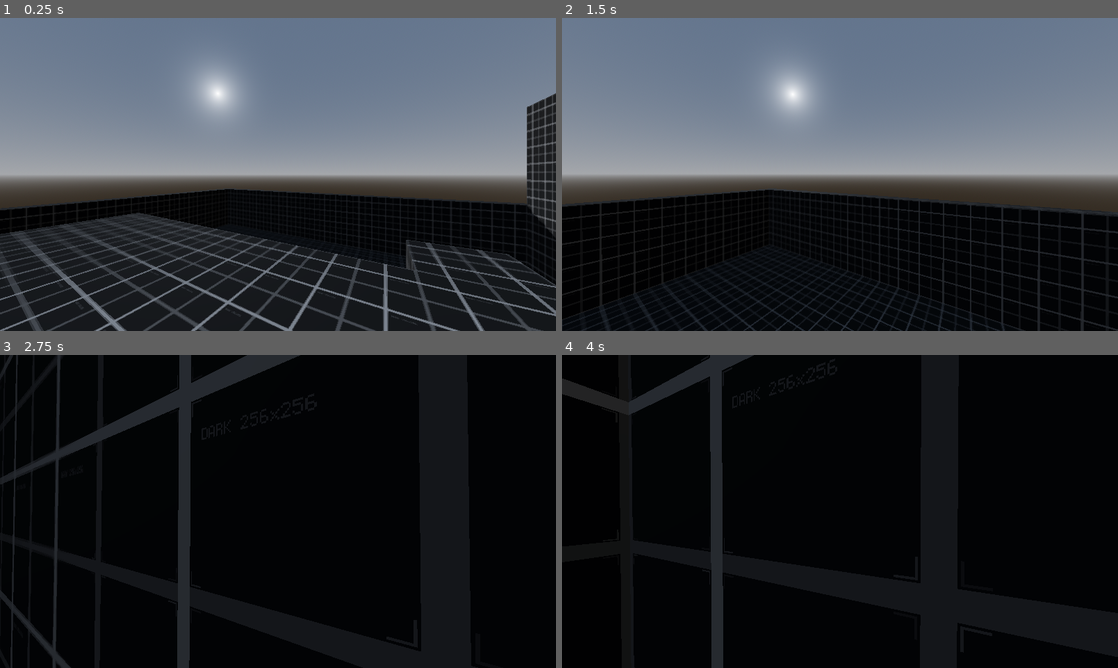
Above: before the commit, frames 1-4 (two rows, left to right).
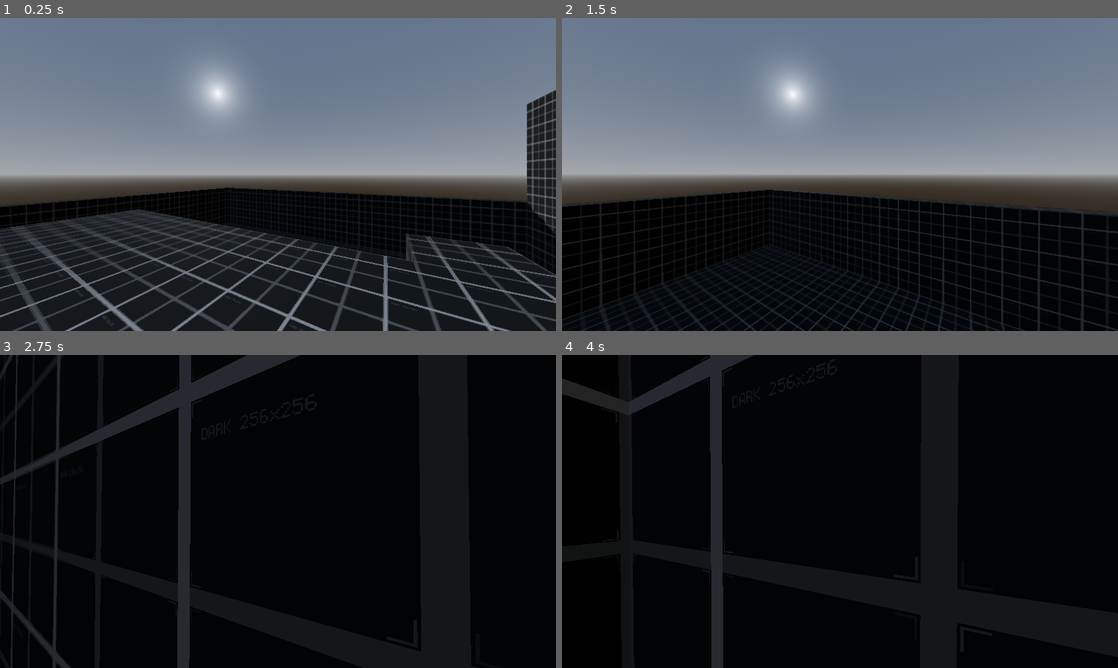
Above: after the commit, the same moments.

Repository: rbarongr/GodotFirstPersonController
Game: Godot game, scene res://Sandbox.tscn
The game is run twice, just before and just after one commit, with the same random seed, the same clock (stepped at 60 frames per second) and the same inputs.
Inputs (mouse positions are in pixels of both pictures, inside the frame that each line leads up to):
- Up to frame 1 (0.25 s): no input
- Up to frame 2 (1.5 s): move the mouse to (867, 174) at 0.52 s; hold W (move_forward) from 0.53 s (still down); tap Space (jump) at 0.77 s; move the mouse to (812, 174) at 1.27 s
- Up to frame 3 (2.75 s): keep holding W (move_forward); tap Space (jump) at 1.52 s; move the mouse to (289, 505) at 2.02 s
- Up to frame 4 (4 s): keep holding W (move_forward); move the mouse to (834, 517) at 2.77 s; tap Space (jump) at 3.02, 3.77 s; move the mouse to (878, 514) at 3.52 s

The runs differ from the first frame. In frame 1, 13% of the frame differs, in the area x 0-100%, y 23-100%; in frame 2, less than 0.1%; in frame 3, less than 0.1%; in frame 4, less than 0.1%.

Commit message:
new screenshot and minor changes

Diff:
--- a/Player/player.gd
+++ b/Player/player.gd
@@ -1,6 +1,5 @@
 class_name Player extends CharacterBody3D
 
-@export_category("Player")
 @export_range(1, 35, 1) var speed: float = 10 # m/s
 @export_range(10, 400, 1) var acceleration: float = 100 # m/s^2
 
--- a/Sandbox.tscn
+++ b/Sandbox.tscn
@@ -22,87 +22,87 @@
 shadow_enabled = true
 
 [node name="Player" parent="." instance=ExtResource("1_ndiqr")]
-transform = Transform3D(0.866025, 0, 0.5, 0, 1, 0, -0.5, 0, 0.866025, 5, 5, 5)
+transform = Transform3D(0.866025, 0, 0.5, 0, 1, 0, -0.5, 0, 0.866025, 5, 4.5, 5)
 
-[node name="CSGCombiner3D" type="CSGCombiner3D" parent="."]
+[node name="Platform" type="CSGCombiner3D" parent="."]
 use_collision = true
 
-[node name="CSGBox3D" type="CSGBox3D" parent="CSGCombiner3D"]
+[node name="CSGBox3D" type="CSGBox3D" parent="Platform"]
 transform = Transform3D(1, 0, 0, 0, 1, 0, 0, 0, 1, 0, -0.25, 0)
 size = Vector3(25, 0.5, 25)
 material = ExtResource("2_gaqdb")
 
-[node name="CSGBox3D7" type="CSGBox3D" parent="CSGCombiner3D"]
+[node name="CSGBox3D7" type="CSGBox3D" parent="Platform"]
 transform = Transform3D(1, 0, 0, 0, 0.939693, 0.34202, 0, -0.34202, 0.939693, 10, -0.277339, -5.23999)
 size = Vector3(5, 5, 14)
 material = ExtResource("2_gaqdb")
 
-[node name="CSGBox3D6" type="CSGBox3D" parent="CSGCombiner3D"]
+[node name="CSGBox3D6" type="CSGBox3D" parent="Platform"]
 transform = Transform3D(1, 0, 0, 0, 1, 0, 0, 0, 1, 6.5, 2, 6.5)
 size = Vector3(12, 5, 12)
 material = ExtResource("2_gaqdb")
 
-[node name="CSGBox3D8" type="CSGBox3D" parent="CSGCombiner3D"]
+[node name="CSGBox3D8" type="CSGBox3D" parent="Platform"]
 transform = Transform3D(1, 0, 0, 0, 1, 0, 0, 0, 1, -2.5, 4, 6.5)
 size = Vector3(6, 1, 12)
 material = ExtResource("2_gaqdb")
 
-[node name="CSGBox3D16" type="CSGBox3D" parent="CSGCombiner3D"]
+[node name="CSGBox3D16" type="CSGBox3D" parent="Platform"]
 transform = Transform3D(1, 0, 0, 0, 1, 0, 0, 0, 1, -2, 3, 9)
 size = Vector3(5, 1, 5)
 material = ExtResource("2_gaqdb")
 
-[node name="CSGBox3D14" type="CSGBox3D" parent="CSGCombiner3D"]
+[node name="CSGBox3D14" type="CSGBox3D" parent="Platform"]
 transform = Transform3D(1, 0, 0, 0, 1, 0, 0, 0, 1, -5, 1.5, 1)
 size = Vector3(1, 4, 1)
 material = ExtResource("2_gaqdb")
 
-[node name="CSGBox3D15" type="CSGBox3D" parent="CSGCombiner3D"]
+[node name="CSGBox3D15" type="CSGBox3D" parent="Platform"]
 transform = Transform3D(1, 0, 0, 0, 1, 0, 0, 0, 1, -5, 1.5, 12)
 size = Vector3(1, 4, 1)
 material = ExtResource("2_gaqdb")
 
-[node name="CSGBox3D9" type="CSGBox3D" parent="CSGCombiner3D"]
+[node name="CSGBox3D9" type="CSGBox3D" parent="Platform"]
 transform = Transform3D(1, 0, 0, 0, 1, 0, 0, 0, 1, 6.5, 2, -0.5)
 size = Vector3(2, 5, 2)
 material = ExtResource("2_gaqdb")
 
-[node name="CSGBox3D10" type="CSGBox3D" parent="CSGCombiner3D"]
+[node name="CSGBox3D10" type="CSGBox3D" parent="Platform"]
 transform = Transform3D(1, 0, 0, 0, 1, 0, 0, 0, 1, 4.5, 1.5, -0.5)
 size = Vector3(2, 4, 2)
 material = ExtResource("2_gaqdb")
 
-[node name="CSGBox3D11" type="CSGBox3D" parent="CSGCombiner3D"]
+[node name="CSGBox3D11" type="CSGBox3D" parent="Platform"]
 transform = Transform3D(1, 0, 0, 0, 1, 0, 0, 0, 1, 2.5, 1, -0.5)
 size = Vector3(2, 3, 2)
 material = ExtResource("2_gaqdb")
 
-[node name="CSGBox3D12" type="CSGBox3D" parent="CSGCombiner3D"]
+[node name="CSGBox3D12" type="CSGBox3D" parent="Platform"]
 transform = Transform3D(1, 0, 0, 0, 1, 0, 0, 0, 1, 0.5, 0.5, -0.5)
 size = Vector3(2, 2, 2)
 material = ExtResource("2_gaqdb")
 
-[node name="CSGBox3D13" type="CSGBox3D" parent="CSGCombiner3D"]
+[node name="CSGBox3D13" type="CSGBox3D" parent="Platform"]
 transform = Transform3D(1, 0, 0, 0, 1, 0, 0, 0, 1, 0.5, 0, -2.5)
 size = Vector3(2, 1, 2)
 material = ExtResource("2_gaqdb")
 
-[node name="CSGBox3D2" type="CSGBox3D" parent="CSGCombiner3D"]
+[node name="CSGBox3D2" type="CSGBox3D" parent="Platform"]
 transform = Transform3D(1, 0, 0, 0, 1, 0, 0, 0, 1, 13, 5, 0)
 size = Vector3(1, 11, 25)
 material = ExtResource("2_gaqdb")
 
-[node name="CSGBox3D3" type="CSGBox3D" parent="CSGCombiner3D"]
+[node name="CSGBox3D3" type="CSGBox3D" parent="Platform"]
 transform = Transform3D(1, 0, 0, 0, 1, 0, 0, 0, 1, -13, 2, 0)
 size = Vector3(1, 5, 25)
 material = ExtResource("2_gaqdb")
 
-[node name="CSGBox3D4" type="CSGBox3D" parent="CSGCombiner3D"]
+[node name="CSGBox3D4" type="CSGBox3D" parent="Platform"]
 transform = Transform3D(-4.37114e-08, 0, -1, 0, 1, 0, 1, 0, -4.37114e-08, 0, 2, -13)
 size = Vector3(1, 5, 27)
 material = ExtResource("2_gaqdb")
 
-[node name="CSGBox3D5" type="CSGBox3D" parent="CSGCombiner3D"]
+[node name="CSGBox3D5" type="CSGBox3D" parent="Platform"]
 transform = Transform3D(-4.37114e-08, 0, -1, 0, 1, 0, 1, 0, -4.37114e-08, 0, 5, 13)
 size = Vector3(1, 11, 27)
 material = ExtResource("2_gaqdb")
Binary file changed: Assets/BasicFPCScreenshot.png
